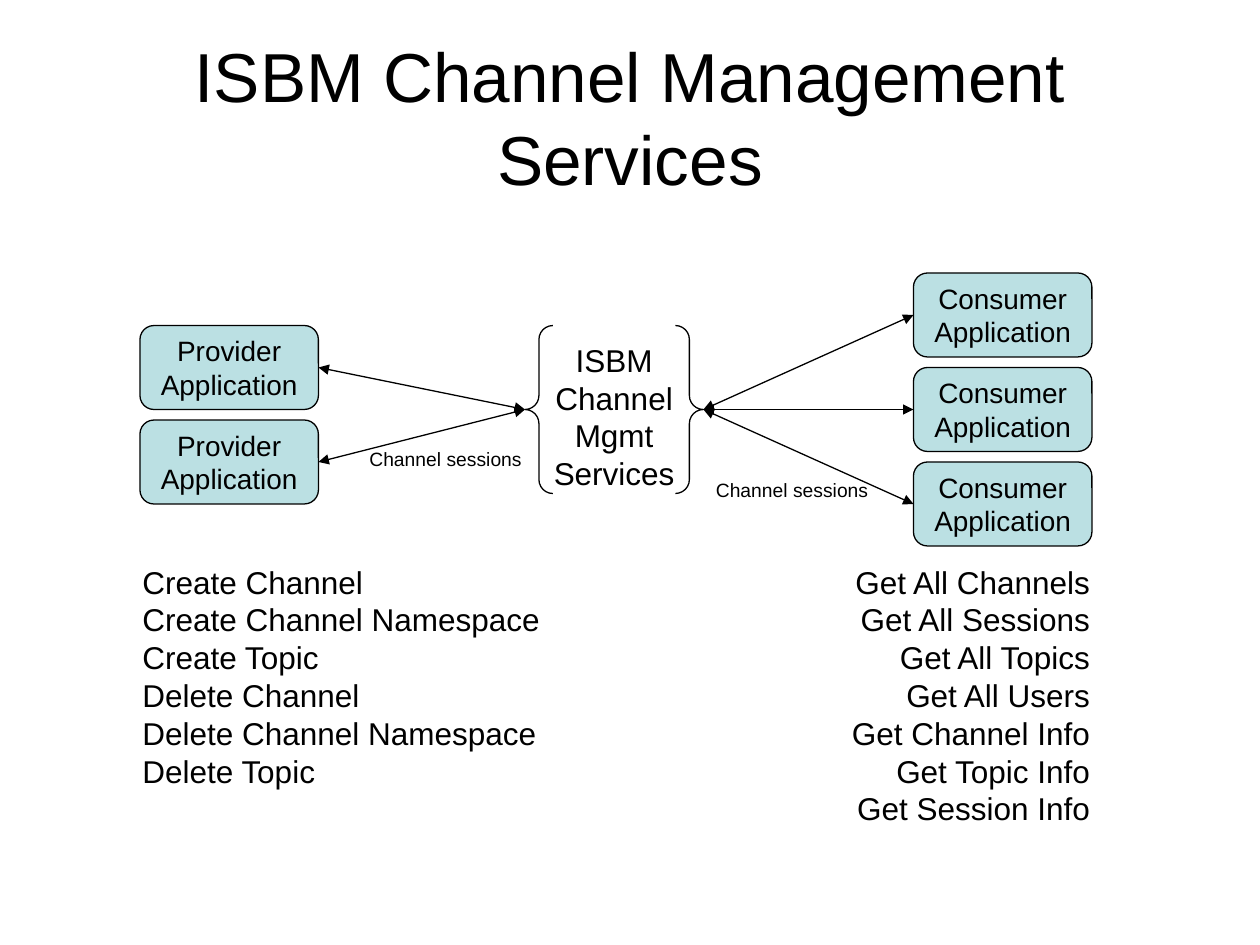
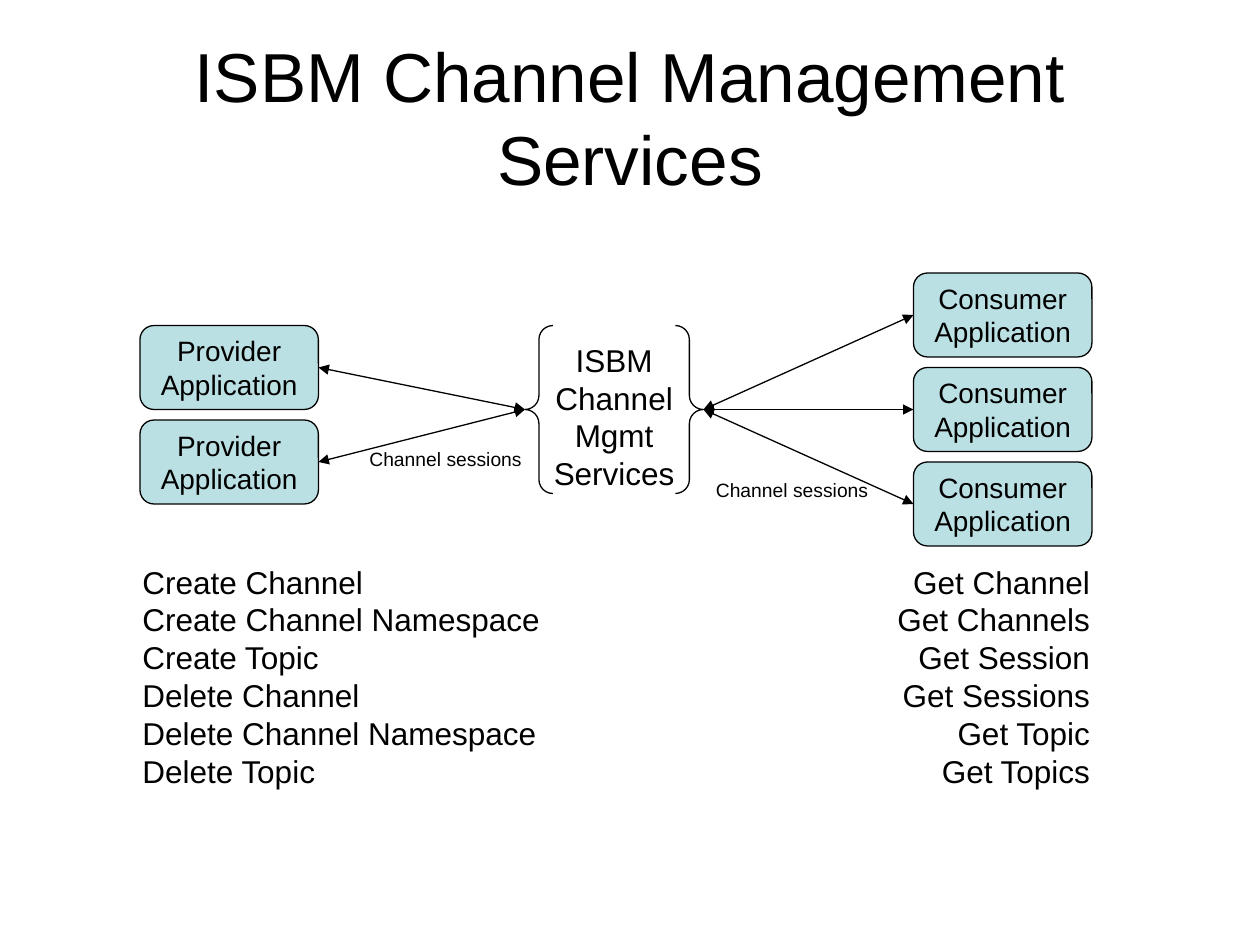
Before and after one commit to mimosa-org/ws-isbm, a slide deck: slide 8 of 0-Doc/OpenO&M Information Service Bus Model (ISBM) Specification Diagrams.pptx. Drawn at 1260x945 pixels with LibreOffice and Linux fonts; fonts in the diff are those of the drawing. Boxes give left, top, right and bottom in pixels: in the first picture for what was removed or moved away, otherwise in the second. Text is boxed around its words. In the diff, an @@ line names an element or a change of style, - is before the commit and + after.

```diff
--- a/0-Doc/OpenO&M Information Service Bus Model (ISBM) Specification Diagrams.pptx
+++ b/0-Doc/OpenO&M Information Service Bus Model (ISBM) Specification Diagrams.pptx
@@ text at bbox=[897, 571, 1090, 789]: text changed @@
-Get All Channels
-Get All Sessions
-Get All Topics
-Get All Users
-Get Channel Info
-Get Topic Info
-Get Session Info
+Get Channel
+Get Channels
+Get Session
+Get Sessions
+Get Topic
+Get Topics
```
Also in this commit, not shown: 9 other slides changed, 19 other files.
